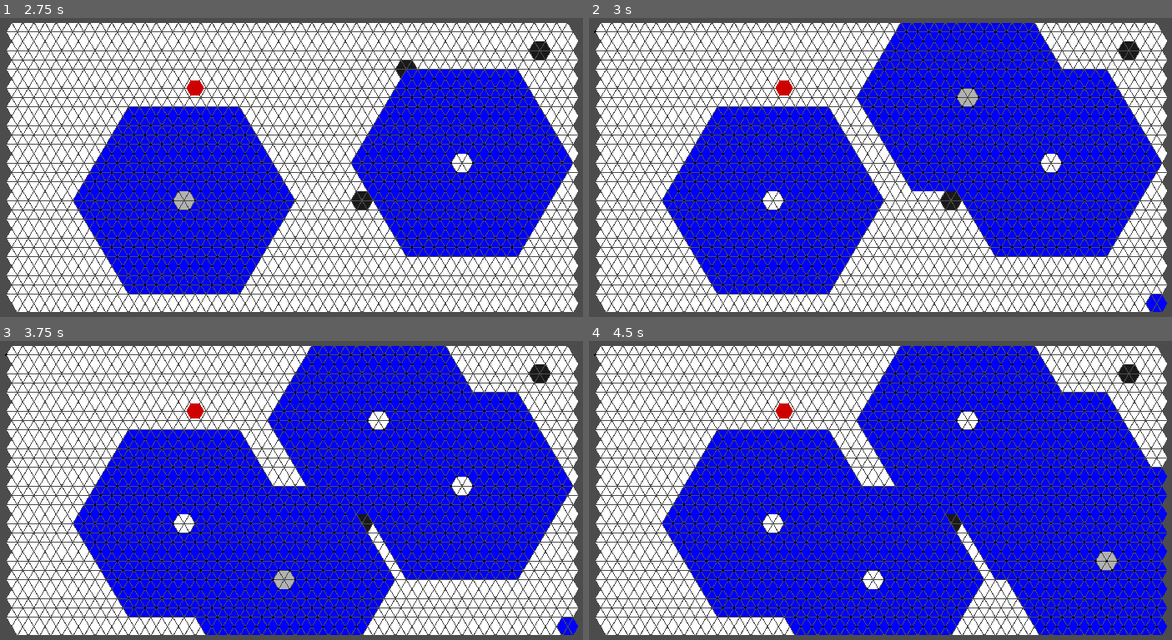
Above: before the commit, frames 1-4 (two rows, left to right).
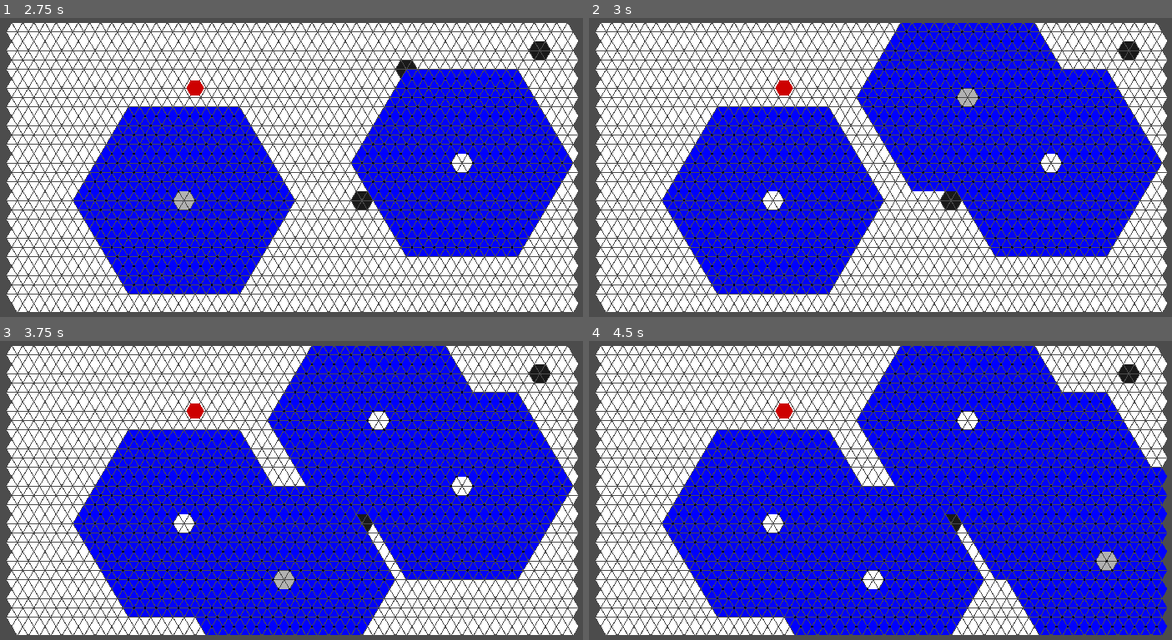
Above: after the commit, the same moments.

Repository: F3lixitas/pousse_pousse_nain
Game: Godot game, scene res://scenes/menu.tscn
Same seed, same stepped clock (60 frames per second), same inputs: the game is played once before the commit and once after it.
Inputs (mouse positions are in pixels of both pictures, inside the frame that each line leads up to):
- Up to frame 1 (2.75 s): click "Launch game" at 0.5 s; tap Enter at 1.25 s; move the mouse to (460, 164) at 1.27 s; click (460, 164) at 1.42 s; tap Space at 2 s; move the mouse to (180, 203) at 2.02 s; click (180, 203) at 2.17 s
- Up to frame 2 (3 s): tap Enter at 2.75 s; move the mouse to (973, 101) at 2.77 s; click (973, 101) at 2.92 s
- Up to frame 3 (3.75 s): tap Space at 3.5 s; move the mouse to (279, 583) at 3.52 s; click (279, 583) at 3.67 s
- Up to frame 4 (4.5 s): tap Enter at 4.25 s; move the mouse to (1107, 565) at 4.27 s; click (1107, 565) at 4.42 s

Frame 1 is identical in both runs. In frame 2, 0.1% of the frame differs, in the area x 0-100%, y 4-99%; in frame 3, 0.1%; in frame 4, less than 0.1%.

Commit message:
bugfix pb d'indice

Diff:
--- a/scripts/deplacement.gd
+++ b/scripts/deplacement.gd
@@ -18,7 +18,7 @@
 	for i in range(0, 6):
 		var monChemin = Chemin.duplicate(true)
 		monChemin.dir[i] = 1
-		if dep[i] == 1:
+		if dep[i] == 1 and node.points[posInit].neighbour[i] >= 0:
 			#Pour les chemins de bases, il faudra aussi vérifier les colisions !!! Utilise si quelqu'un nous touche deirectement
 			monChemin.rang = 1
 			indicesOK.append(node.points[posInit].neighbour[i])
@@ -69,7 +69,7 @@
 				var indiceCourant = posInit
 				for dirCourant in range(0, 6):
 					for cmp in range(0, cheminsCourant[j].dir[dirCourant] * int(etageCourant/cheminsCourant[j].rang)):
-						if indiceCourant >= 0:
+						if indiceCourant >= 0 and node.points[indiceCourant].neighbour[dirCourant] >= 0:
 							indiceCourant = node.points[indiceCourant].neighbour[dirCourant]
 
 				indicesOK.append(indiceCourant)
--- a/scripts/nodeGenerator_script.gd
+++ b/scripts/nodeGenerator_script.gd
@@ -41,7 +41,7 @@
 var lastMaterials = [defaultMaterial, defaultMaterial, defaultMaterial, defaultMaterial, defaultMaterial, defaultMaterial]
 var overlayed = 0
 
-var pionIndex = (maxX + 1) * maxY * 2 + 2 * maxX + 1
+var pionIndex = (maxX + 1) * maxY * 2 + 2 * maxX
 
 
 
@@ -56,18 +56,6 @@
 	get_child(points[index].tri[3]).material = material
 	get_child(points[index].tri[4]).material = material
 	get_child(points[index].tri[5]).material = material
-
-func casesAccessibles(n, origine):
-	if n == 0:
-		return
-	changeMaterial(origine, selectedMaterial)
-	selected.append(origine)
-	for i in range(0, 6):
-		var indice = points[origine].neighbour[i]
-		if (indice >= 0):# and (not selected.has(indice)):
-			t.start()
-			yield(t, "timeout")
-			casesAccessibles(n - 1, indice)
 
 
 func genererPoints():
@@ -198,9 +186,6 @@
 
 func _init():
 	genererPoints()
-	t = Timer.new()
-	t.set_wait_time(0.05)
-	t.set_one_shot(true)
 
 	triangleGenerator.generateTriangles(maxX, maxY, stepX, stepY, padding, lineWidth, defaultMaterial, get_node("."))
 	points[931].occupation = 1
@@ -208,5 +193,4 @@
 	points[764].occupation = 1
 	points[147].occupation = 1
 	points[632].occupation = 1
-	self.add_child(t)
 	redraw()
